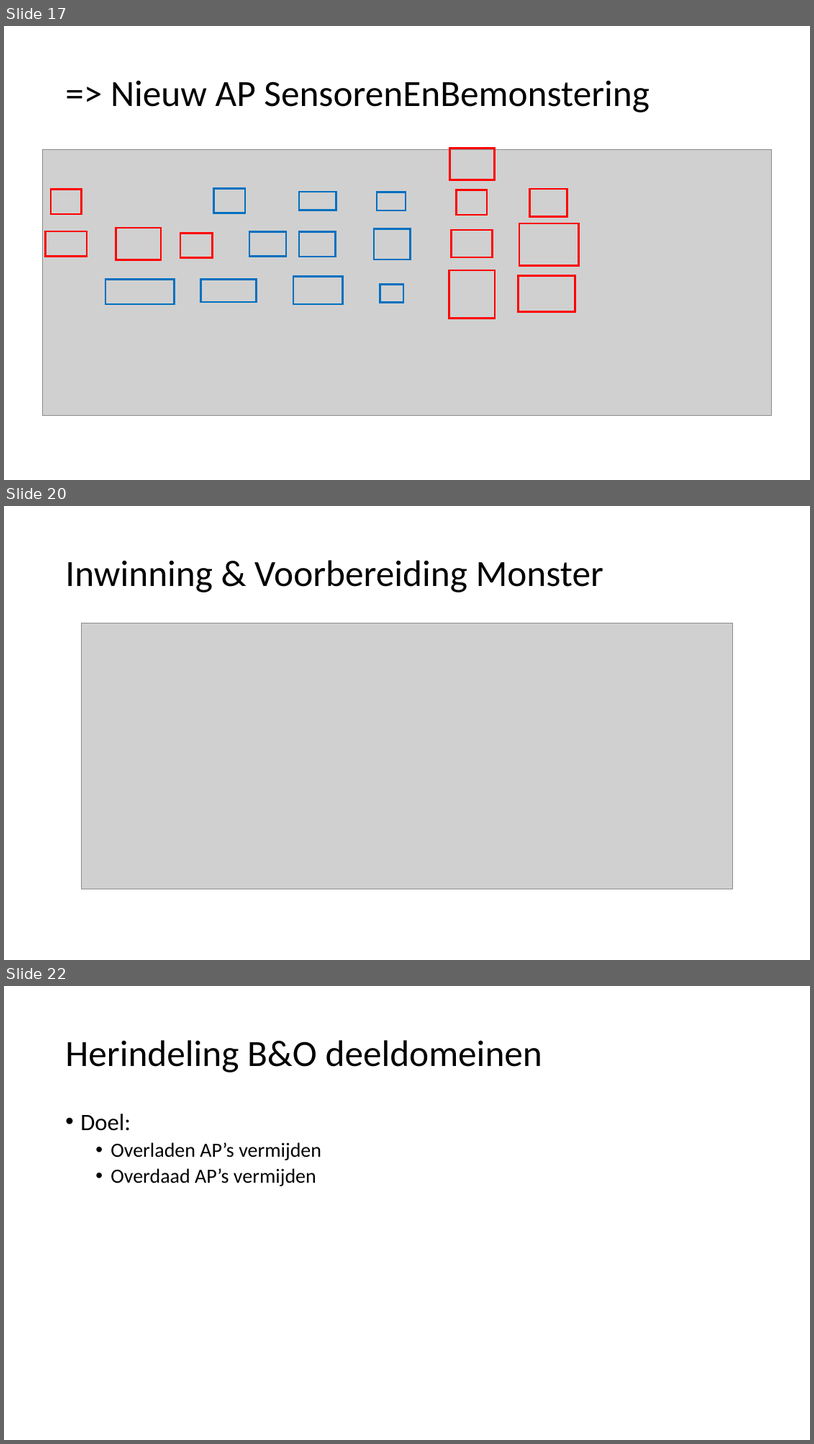
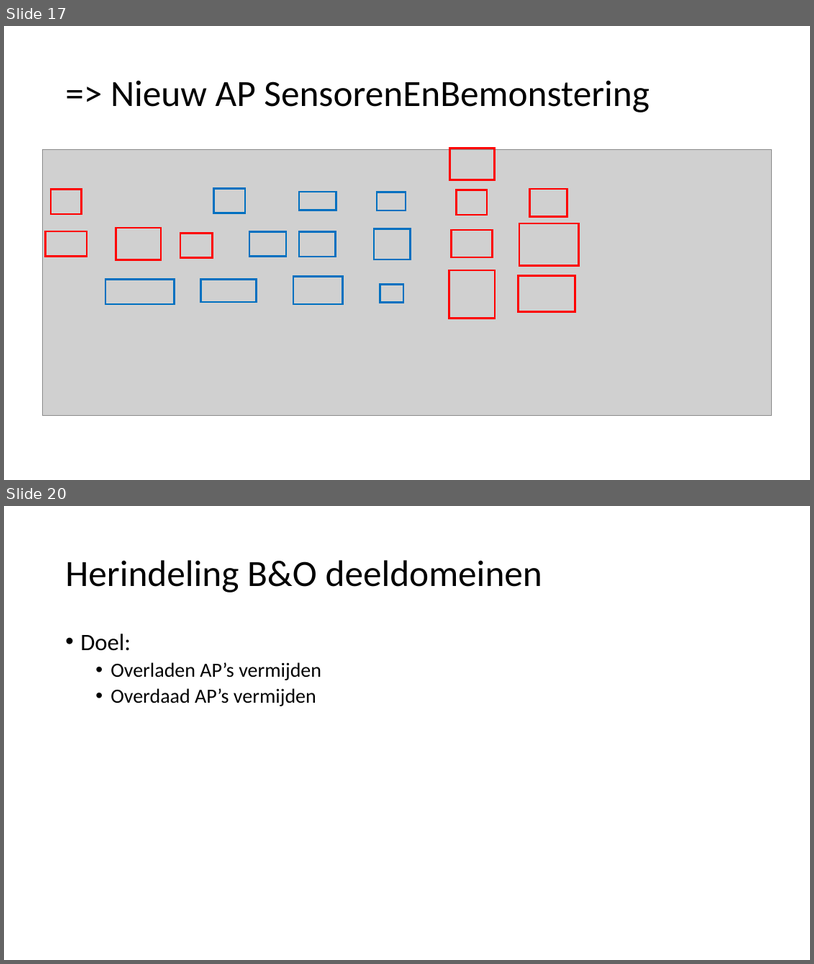
Before and after one commit to Informatievlaanderen/OSLOthema-bodemEnOndergrond, a slide deck: resources/consolidatie/WerkgroepConsolidatie20210531.pptx. Shown one above the other, each under a label of ours: slides 17, 20 and 22 before the commit, slides 17 and 20 after it; the slides between them are not shown. The pictures are 814x1444 and 814x964 pixels, drawn with LibreOffice and Linux fonts; fonts in the diff are those of the drawing; grey boxes stand for pictures. Boxes give left, top, right and bottom in pixels: in the first picture for what was removed or moved away, otherwise in the second. Text is boxed around its words. In the diff, an @@ line names an element or a change of style, - is before the commit and + after.

```diff
--- a/resources/consolidatie/WerkgroepConsolidatie20210531.pptx
+++ b/resources/consolidatie/WerkgroepConsolidatie20210531.pptx
@@ slide 20 removed at (4, 506, 810, 960), background #FFFFFF @@
@@ title removed at (65, 560, 604, 592) @@
-Inwinning & Voorbereiding Monster
@@ picture removed at (82, 623, 733, 888) @@
@@ what was slide 22 is now slide 20 @@
```
Also in this commit, not shown: 1 slide changed, 1 slide added, 2 other slides removed.
